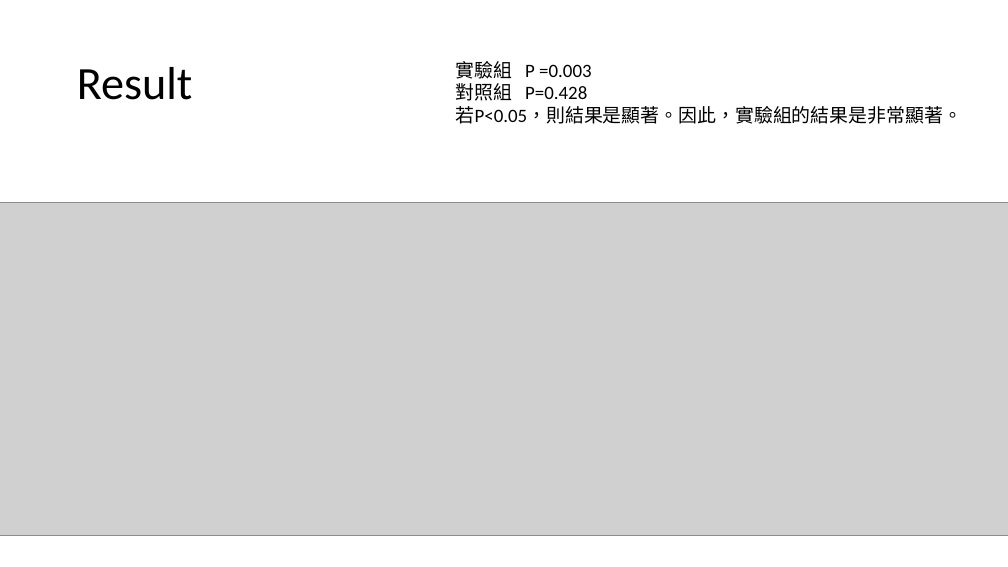
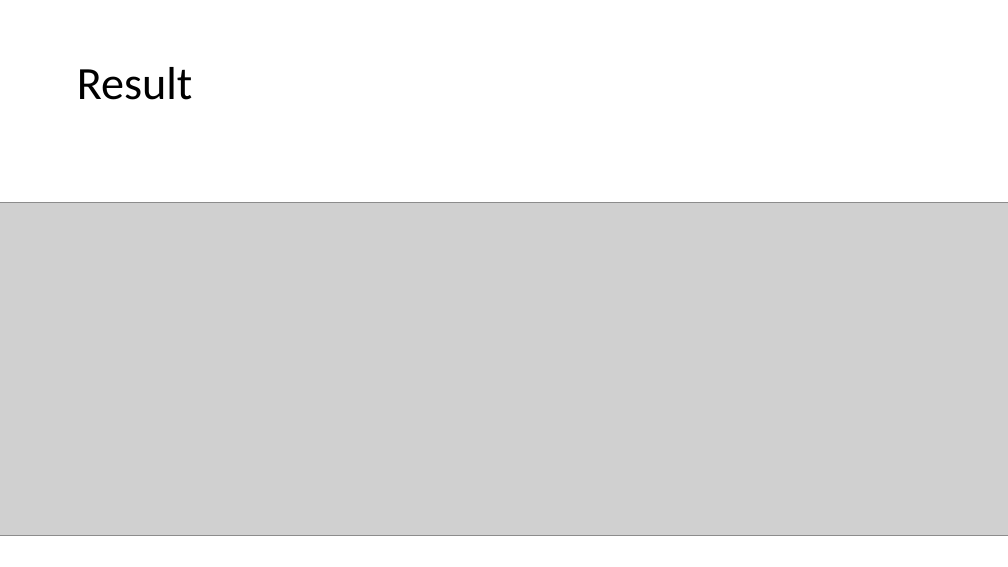
Before and after one commit to gn00254192/recognize_matlab_alltestdata, a slide deck: slide 14 of Jay_TPS/The goal of the evaluation experiment is to confirm the learning effect by the learning.pptx. Drawn at 1008x567 pixels with LibreOffice and Linux fonts; fonts in the diff are those of the drawing; grey boxes stand for pictures. Boxes give left, top, right and bottom in pixels: in the first picture for what was removed or moved away, otherwise in the second. Text is boxed around its words. In the diff, an @@ line names an element or a change of style, - is before the commit and + after.

```diff
--- a/Jay_TPS/The goal of the evaluation experiment is to confirm the learning effect by the learning.pptx
+++ b/Jay_TPS/The goal of the evaluation experiment is to confirm the learning effect by the learning.pptx
@@ text removed at bbox=[456, 61, 962, 124] @@
-實驗組 P =0.003
-對照組 P=0.428
-若P<0.05，則結果是顯著。因此，實驗組的結果是非常顯著。
```
Also in this commit, not shown: 2 other slides changed, 34 other files.
